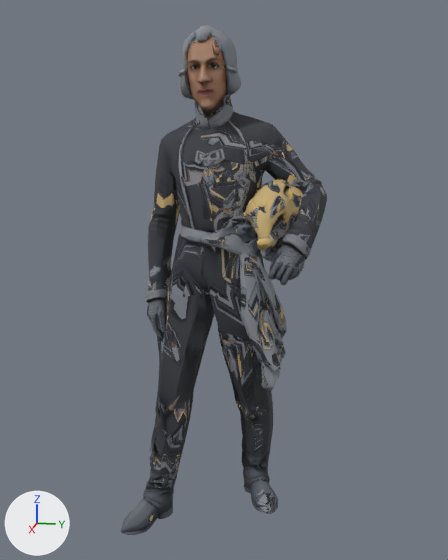
The glTF model public/helas.glb as it was, and as the next commit left it.
Rendered twice from a camera (50 mm lens) standing at (1.18, 0.237, 0.819) and looking at (-0.005, 0.0, 0.523). Lighting does not change. The marker at lower left points along +X, +Y and +Z. The picture after the commit comes second.

Names of what the first picture shows: 'tripo_node_e36e6454-32a6-4509-bacb-46c85b8e0265'.
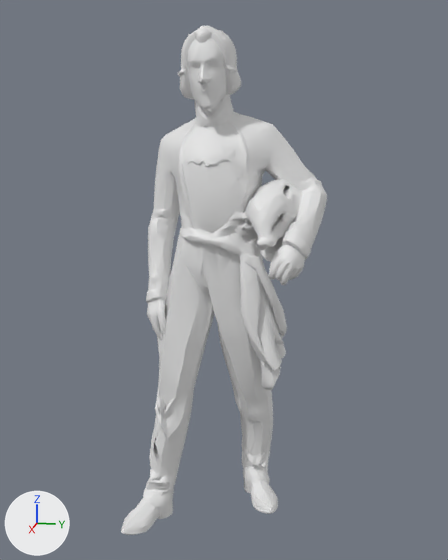
The newer file is also turned or shifted as a whole; pictures and numbers use the older file's frame.

Boxes [x1, y1, x2, y2] around the edits, measured in the pictures (448 x 560 px):
'tripo_node_e36e6454-32a6-4509-bacb-46c85b8e0265', recoloured (grey to white): [121, 25, 327, 535] in both

The change, as a list of edits to the scene's bpy script:
```text
Add mat_material_001:
    mat_material_001 = principled_material('Material.001')
    mat_material_001.base_color = (0.8, 0.8, 0.8)  # white #e7e7e7
Change me_tripo_mesh_e36e6454_32a6_4509_bacb_46c85b8e0265:
    where me_tripo_mesh_e36e6454_32a6_4509_bacb_46c85b8e0265.from_pydata(...)  # 8962 vertices, 18722 faces; spans x -0.14..0.141, y -0.196..0.196, z 0.0..1.003
    remove me_tripo_mesh_e36e6454_32a6_4509_bacb_46c85b8e0265.materials.append(mat_tripo_mat_e36e6454_32a6_4509_bacb_46c85b8e0265)  # picture img_spacesuithumanoid3dmodel_basecolor
    add me_tripo_mesh_e36e6454_32a6_4509_bacb_46c85b8e0265.materials.append(mat_material_001)  # white #e7e7e7
```
